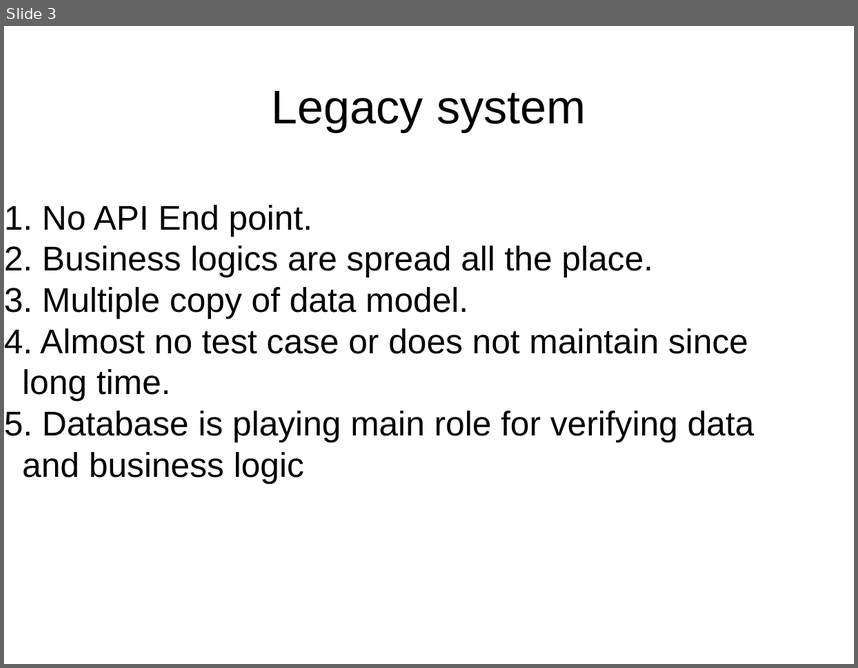
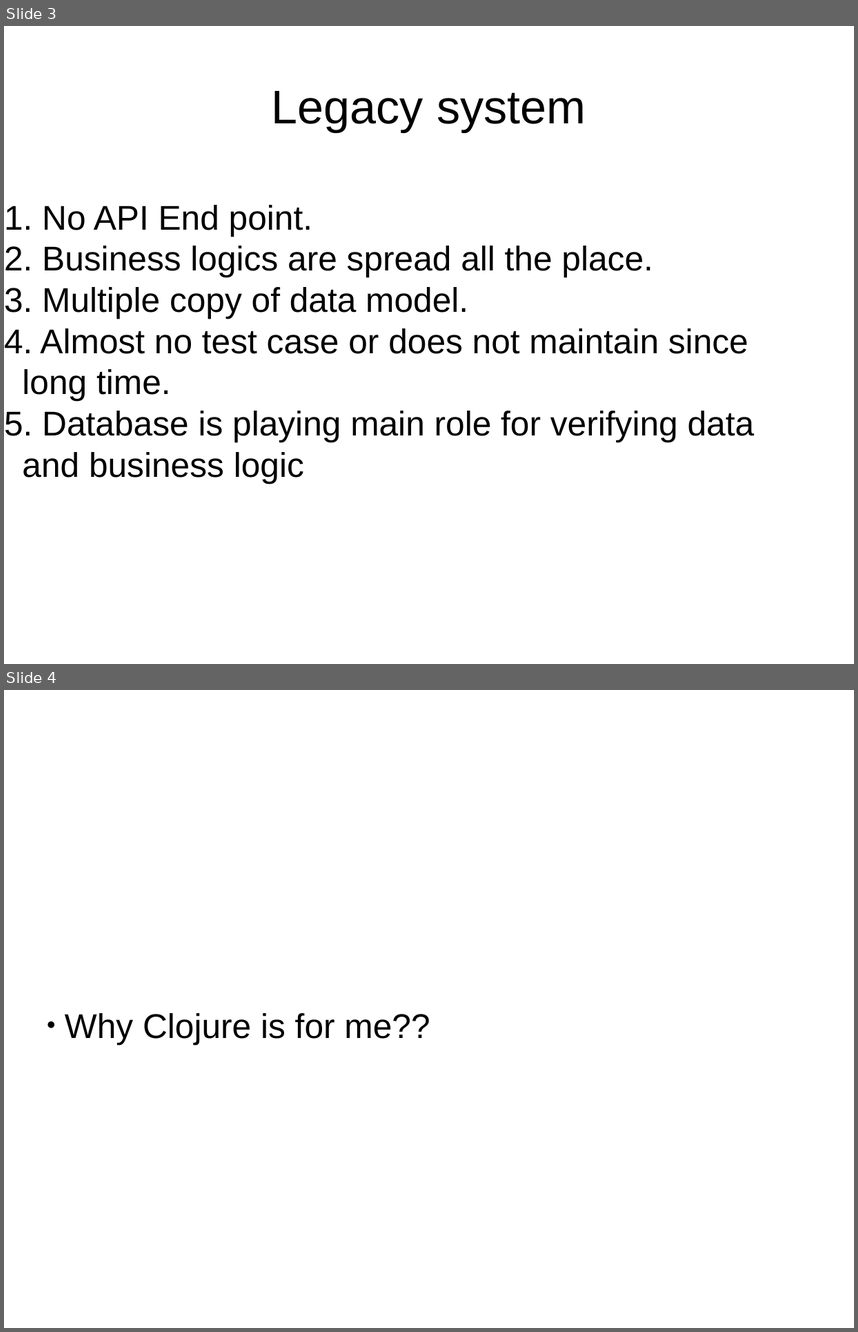
Before and after one commit to Mamun/prac, a slide deck: slide.odp. Shown one above the other, each under a label of ours: slide 3 before the commit, slides 3 and 4 after it. The pictures are 858x668 and 858x1332 pixels, drawn with LibreOffice and Linux fonts; fonts in the diff are those of the drawing. Boxes give left, top, right and bottom in pixels: in the first picture for what was removed or moved away, otherwise in the second. Text is boxed around its words. In the diff, an @@ line names an element or a change of style, - is before the commit and + after.

```diff
--- a/slide.odp
+++ b/slide.odp
@@ slide 4 added at [4,690,854,1328], background #FFFFFF @@
@@ subtitle added at [65,1013,430,1044], 32 pt, text #000000 @@
+● Why Clojure is for me??
```
Also in this commit, not shown: 8 other slides added, 1 slide removed, 7 other files.
